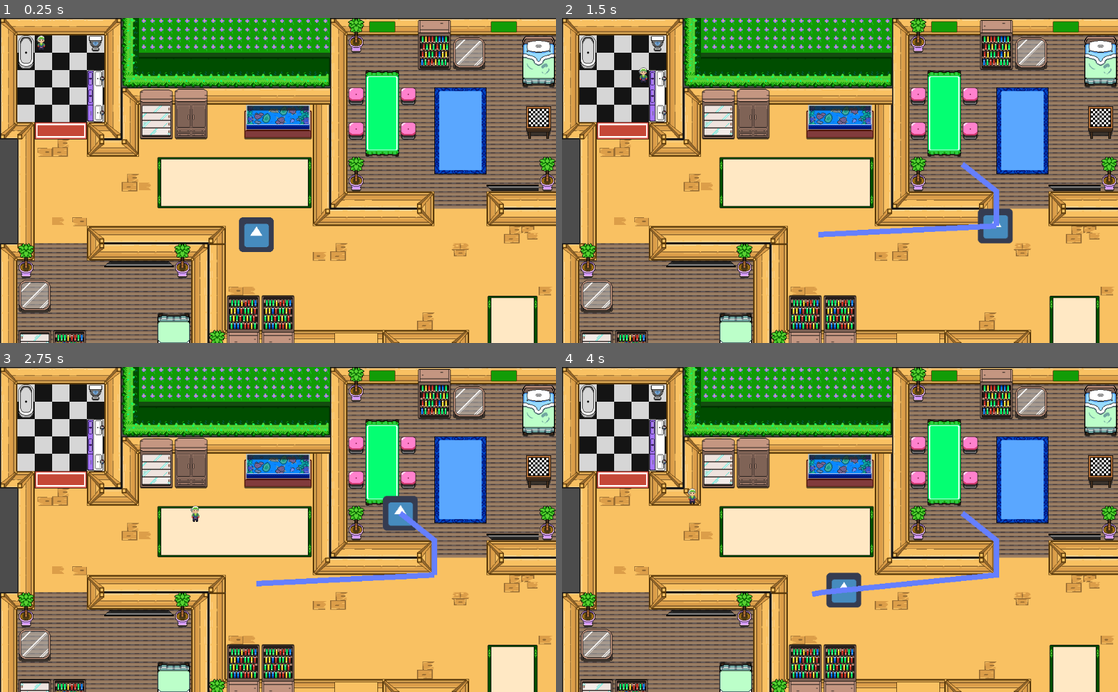
Above: before the commit, frames 1-4 (two rows, left to right).
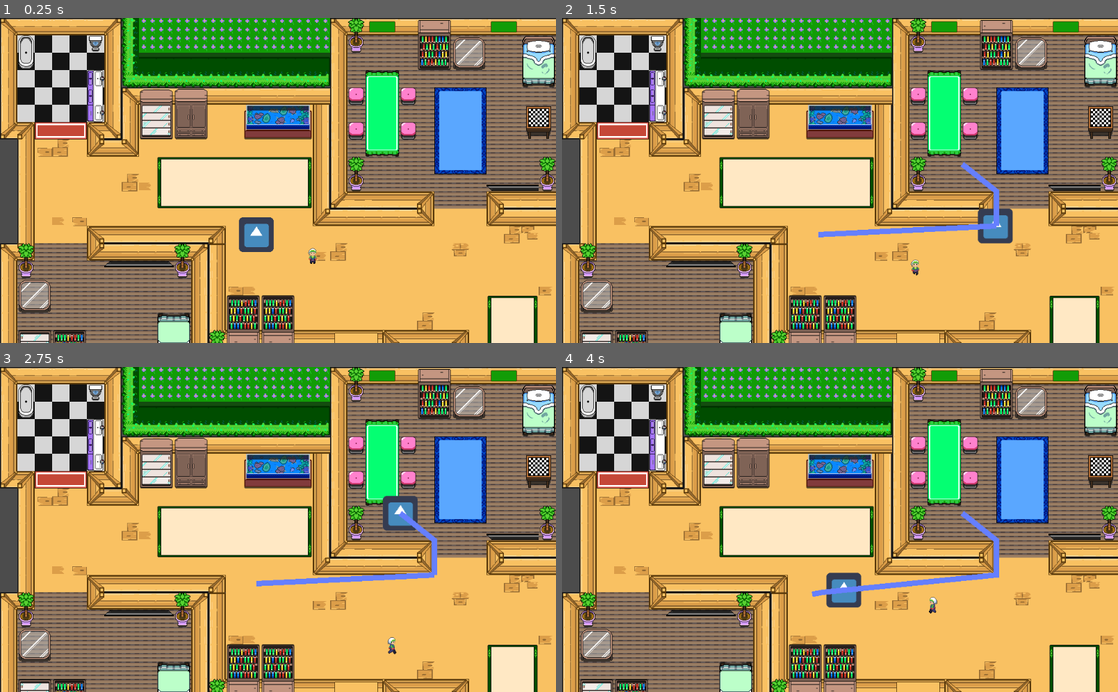
Above: after the commit, the same moments.

Repository: samsvp/Metal-Party-Solid
Game: Godot game, scene res://Node2D.tscn
Same seed, same stepped clock (60 frames per second), same inputs: the game is played once before the commit and once after it. The engine's default icon, where the game draws it, is replaced by a stand-in: a white triangle on a blue panel in a dark square.
Inputs (mouse positions are in pixels of both pictures, inside the frame that each line leads up to):
- Up to frame 1 (0.25 s): no input
- Up to frame 2 (1.5 s): tap Enter at 0.5 s; move the mouse to (962, 164) at 0.52 s; hold Right (ui_right) 0.53-1.28 s; click (962, 164) at 0.67 s; move the mouse to (728, 196) at 1.27 s; hold Down (ui_down) from 1.28 s (still down)
- Up to frame 3 (2.75 s): move the mouse to (333, 458) at 2.02 s; release Down (ui_down) at 2.03 s; hold Right (ui_right) from 2.03 s (still down)
- Up to frame 4 (4 s): move the mouse to (812, 594) at 2.77 s; release Right (ui_right) at 2.78 s; hold Up (ui_up) 2.78-3.53 s; click (812, 594) at 2.92 s; move the mouse to (1006, 578) at 3.52 s; hold Left (ui_left) from 3.53 s (still down)

The runs differ from the first frame. In frame 1, 0.1% of the frame differs, in the area x 6-57%, y 5-76%; in frame 2, 0.1%; in frame 3, 0.1%, in the area x 34-72%, y 42-89%; in frame 4, 0.1%.

Commit message:
Player Char is animated

Diff:
--- a/Node2D.tscn
+++ b/Node2D.tscn
@@ -78,3 +78,4 @@
 [node name="Line2D" type="Line2D" parent="."]
 
 [node name="Player" parent="." instance=ExtResource( 2 )]
+position = Vector2( 500, 400 )
--- a/Player.gd
+++ b/Player.gd
@@ -1,26 +1,42 @@
 extends KinematicBody2D
 
-
 # Declare member variables here. Examples:
-const MOVE_SPEED = 300
-
-
+const MOVE_SPEED = 100
+onready var playerAnim = get_node("PlayerAnim")
 
 # Called when the node enters the scene tree for the first time.
 func _ready():
 	pass # Replace with function body.
 
 
+var last_movement = Vector2()
+
 # Called every frame. 'delta' is the elapsed time since the previous frame.
 func _physics_process(delta):
-	var move_vec = Vector2()
+	var move_vec = Vector2(0, 0)
 	if Input.is_action_pressed("ui_up"):
 		move_vec.y -= 1
+		if playerAnim.animation != "WalkUp":
+			playerAnim.play("WalkUp")
 	if Input.is_action_pressed("ui_down"):
 		move_vec.y += 1
+		if playerAnim.animation != "WalkDown":
+			playerAnim.play("WalkDown")
 	if Input.is_action_pressed("ui_left"):
 		move_vec.x -= 1
+		if playerAnim.animation != "WalkLeft":
+			playerAnim.play("WalkLeft")
 	if Input.is_action_pressed("ui_right"):
 		move_vec.x += 1
+		if playerAnim.animation != "WalkRight":
+			playerAnim.play("WalkRight")
+
+	if move_vec == Vector2(0, 0) and last_movement != Vector2(0, 0):
+		if last_movement.x == 1: playerAnim.play("IdleRight")
+		elif last_movement.x == -1: playerAnim.play("IdleLeft")
+		elif last_movement.y == -1: playerAnim.play("IdleUp")
+		elif last_movement.y == 1: playerAnim.play("Idle")
+
+	last_movement = move_vec
 	move_vec = move_vec.normalized()
 	move_and_collide(move_vec * MOVE_SPEED * delta)
--- a/Player.tscn
+++ b/Player.tscn
@@ -21,115 +21,115 @@
 
 [sub_resource type="AtlasTexture" id=5]
 atlas = ExtResource( 1 )
-region = Rect2( 0, 0, 32, 32 )
+region = Rect2( 0, 64, 32, 32 )
 
 [sub_resource type="AtlasTexture" id=6]
 atlas = ExtResource( 1 )
-region = Rect2( 32, 0, 32, 32 )
+region = Rect2( 32, 64, 32, 32 )
 
 [sub_resource type="AtlasTexture" id=7]
 atlas = ExtResource( 1 )
-region = Rect2( 64, 0, 32, 32 )
+region = Rect2( 64, 64, 32, 32 )
 
 [sub_resource type="AtlasTexture" id=8]
 atlas = ExtResource( 1 )
-region = Rect2( 96, 0, 32, 32 )
+region = Rect2( 96, 64, 32, 32 )
 
 [sub_resource type="AtlasTexture" id=9]
 atlas = ExtResource( 1 )
-region = Rect2( 0, 160, 32, 32 )
+region = Rect2( 0, 128, 32, 32 )
 
 [sub_resource type="AtlasTexture" id=10]
 atlas = ExtResource( 1 )
-region = Rect2( 32, 160, 32, 32 )
+region = Rect2( 32, 128, 32, 32 )
 
 [sub_resource type="AtlasTexture" id=11]
 atlas = ExtResource( 1 )
-region = Rect2( 64, 160, 32, 32 )
+region = Rect2( 64, 128, 32, 32 )
 
 [sub_resource type="AtlasTexture" id=12]
 atlas = ExtResource( 1 )
-region = Rect2( 96, 160, 32, 32 )
+region = Rect2( 96, 128, 32, 32 )
 
 [sub_resource type="AtlasTexture" id=13]
 atlas = ExtResource( 1 )
-region = Rect2( 0, 32, 32, 32 )
+region = Rect2( 0, 192, 32, 32 )
 
 [sub_resource type="AtlasTexture" id=14]
 atlas = ExtResource( 1 )
-region = Rect2( 32, 32, 32, 32 )
+region = Rect2( 32, 192, 32, 32 )
 
 [sub_resource type="AtlasTexture" id=15]
 atlas = ExtResource( 1 )
-region = Rect2( 64, 32, 32, 32 )
+region = Rect2( 64, 192, 32, 32 )
 
 [sub_resource type="AtlasTexture" id=16]
 atlas = ExtResource( 1 )
-region = Rect2( 96, 32, 32, 32 )
+region = Rect2( 96, 192, 32, 32 )
 
 [sub_resource type="AtlasTexture" id=17]
 atlas = ExtResource( 1 )
-region = Rect2( 0, 96, 32, 32 )
+region = Rect2( 0, 0, 32, 32 )
 
 [sub_resource type="AtlasTexture" id=18]
 atlas = ExtResource( 1 )
-region = Rect2( 32, 96, 32, 32 )
+region = Rect2( 32, 0, 32, 32 )
 
 [sub_resource type="AtlasTexture" id=19]
 atlas = ExtResource( 1 )
-region = Rect2( 64, 96, 32, 32 )
+region = Rect2( 64, 0, 32, 32 )
 
 [sub_resource type="AtlasTexture" id=20]
 atlas = ExtResource( 1 )
-region = Rect2( 96, 96, 32, 32 )
+region = Rect2( 96, 0, 32, 32 )
 
 [sub_resource type="AtlasTexture" id=21]
 atlas = ExtResource( 1 )
-region = Rect2( 0, 64, 32, 32 )
+region = Rect2( 0, 160, 32, 32 )
 
 [sub_resource type="AtlasTexture" id=22]
 atlas = ExtResource( 1 )
-region = Rect2( 32, 64, 32, 32 )
+region = Rect2( 32, 160, 32, 32 )
 
 [sub_resource type="AtlasTexture" id=23]
 atlas = ExtResource( 1 )
-region = Rect2( 64, 64, 32, 32 )
+region = Rect2( 64, 160, 32, 32 )
 
 [sub_resource type="AtlasTexture" id=24]
 atlas = ExtResource( 1 )
-region = Rect2( 96, 64, 32, 32 )
+region = Rect2( 96, 160, 32, 32 )
 
 [sub_resource type="AtlasTexture" id=25]
 atlas = ExtResource( 1 )
-region = Rect2( 0, 128, 32, 32 )
+region = Rect2( 0, 32, 32, 32 )
 
 [sub_resource type="AtlasTexture" id=26]
 atlas = ExtResource( 1 )
-region = Rect2( 32, 128, 32, 32 )
+region = Rect2( 32, 32, 32, 32 )
 
 [sub_resource type="AtlasTexture" id=27]
 atlas = ExtResource( 1 )
-region = Rect2( 64, 128, 32, 32 )
+region = Rect2( 64, 32, 32, 32 )
 
 [sub_resource type="AtlasTexture" id=28]
 atlas = ExtResource( 1 )
-region = Rect2( 96, 128, 32, 32 )
+region = Rect2( 96, 32, 32, 32 )
 
 [sub_resource type="AtlasTexture" id=29]
 atlas = ExtResource( 1 )
-region = Rect2( 0, 192, 32, 32 )
+region = Rect2( 0, 96, 32, 32 )
 
 [sub_resource type="AtlasTexture" id=30]
 atlas = ExtResource( 1 )
-region = Rect2( 32, 192, 32, 32 )
+region = Rect2( 32, 96, 32, 32 )
 
 [sub_resource type="AtlasTexture" id=31]
 atlas = ExtResource( 1 )
-region = Rect2( 64, 192, 32, 32 )
+region = Rect2( 64, 96, 32, 32 )
 
 [sub_resource type="AtlasTexture" id=32]
 atlas = ExtResource( 1 )
-region = Rect2( 96, 192, 32, 32 )
+region = Rect2( 96, 96, 32, 32 )
 
 [sub_resource type="SpriteFrames" id=33]
 animations = [ {
@@ -140,37 +140,37 @@
 }, {
 "frames": [ SubResource( 5 ), SubResource( 6 ), SubResource( 7 ), SubResource( 8 ) ],
 "loop": true,
-"name": "Idle",
+"name": "IdleLeft",
 "speed": 5.0
 }, {
 "frames": [ SubResource( 9 ), SubResource( 10 ), SubResource( 11 ), SubResource( 12 ) ],
 "loop": true,
-"name": "WalkUp",
+"name": "WalkDown",
 "speed": 5.0
 }, {
 "frames": [ SubResource( 13 ), SubResource( 14 ), SubResource( 15 ), SubResource( 16 ) ],
 "loop": true,
-"name": "IdleUp",
+"name": "WalkLeft",
 "speed": 5.0
 }, {
 "frames": [ SubResource( 17 ), SubResource( 18 ), SubResource( 19 ), SubResource( 20 ) ],
 "loop": true,
-"name": "IdleRight",
+"name": "Idle",
 "speed": 5.0
 }, {
 "frames": [ SubResource( 21 ), SubResource( 22 ), SubResource( 23 ), SubResource( 24 ) ],
 "loop": true,
-"name": "IdleLeft",
+"name": "WalkUp",
 "speed": 5.0
 }, {
 "frames": [ SubResource( 25 ), SubResource( 26 ), SubResource( 27 ), SubResource( 28 ) ],
 "loop": true,
-"name": "WalkDown",
+"name": "IdleUp",
 "speed": 5.0
 }, {
 "frames": [ SubResource( 29 ), SubResource( 30 ), SubResource( 31 ), SubResource( 32 ) ],
 "loop": true,
-"name": "WalkLeft",
+"name": "IdleRight",
 "speed": 5.0
 } ]
 
@@ -184,7 +184,7 @@
 position = Vector2( 76.3001, 40.2357 )
 frames = SubResource( 33 )
 animation = "Idle"
-speed_scale = 0.25
+frame = 1
 playing = true
 
 [node name="CollisionShape2D" type="CollisionShape2D" parent="."]
--- a/project.godot
+++ b/project.godot
@@ -33,6 +33,34 @@
 , Object(InputEventJoypadButton,"resource_local_to_scene":false,"resource_name":"","device":0,"button_index":0,"pressure":0.0,"pressed":false,"script":null)
  ]
 }
+ui_left={
+"deadzone": 0.5,
+"events": [ Object(InputEventKey,"resource_local_to_scene":false,"resource_name":"","device":0,"alt":false,"shift":false,"control":false,"meta":false,"command":false,"pressed":false,"scancode":16777231,"unicode":0,"echo":false,"script":null)
+, Object(InputEventJoypadButton,"resource_local_to_scene":false,"resource_name":"","device":0,"button_index":14,"pressure":0.0,"pressed":false,"script":null)
+, Object(InputEventKey,"resource_local_to_scene":false,"resource_name":"","device":0,"alt":false,"shift":false,"control":false,"meta":false,"command":false,"pressed":false,"scancode":65,"unicode":0,"echo":false,"script":null)
+ ]
+}
+ui_right={
+"deadzone": 0.5,
+"events": [ Object(InputEventKey,"resource_local_to_scene":false,"resource_name":"","device":0,"alt":false,"shift":false,"control":false,"meta":false,"command":false,"pressed":false,"scancode":16777233,"unicode":0,"echo":false,"script":null)
+, Object(InputEventJoypadButton,"resource_local_to_scene":false,"resource_name":"","device":0,"button_index":15,"pressure":0.0,"pressed":false,"script":null)
+, Object(InputEventKey,"resource_local_to_scene":false,"resource_name":"","device":0,"alt":false,"shift":false,"control":false,"meta":false,"command":false,"pressed":false,"scancode":68,"unicode":0,"echo":false,"script":null)
+ ]
+}
+ui_up={
+"deadzone": 0.5,
+"events": [ Object(InputEventKey,"resource_local_to_scene":false,"resource_name":"","device":0,"alt":false,"shift":false,"control":false,"meta":false,"command":false,"pressed":false,"scancode":16777232,"unicode":0,"echo":false,"script":null)
+, Object(InputEventJoypadButton,"resource_local_to_scene":false,"resource_name":"","device":0,"button_index":12,"pressure":0.0,"pressed":false,"script":null)
+, Object(InputEventKey,"resource_local_to_scene":false,"resource_name":"","device":0,"alt":false,"shift":false,"control":false,"meta":false,"command":false,"pressed":false,"scancode":87,"unicode":0,"echo":false,"script":null)
+ ]
+}
+ui_down={
+"deadzone": 0.5,
+"events": [ Object(InputEventKey,"resource_local_to_scene":false,"resource_name":"","device":0,"alt":false,"shift":false,"control":false,"meta":false,"command":false,"pressed":false,"scancode":16777234,"unicode":0,"echo":false,"script":null)
+, Object(InputEventJoypadButton,"resource_local_to_scene":false,"resource_name":"","device":0,"button_index":13,"pressure":0.0,"pressed":false,"script":null)
+, Object(InputEventKey,"resource_local_to_scene":false,"resource_name":"","device":0,"alt":false,"shift":false,"control":false,"meta":false,"command":false,"pressed":false,"scancode":83,"unicode":0,"echo":false,"script":null)
+ ]
+}
 
 [rendering]
 
